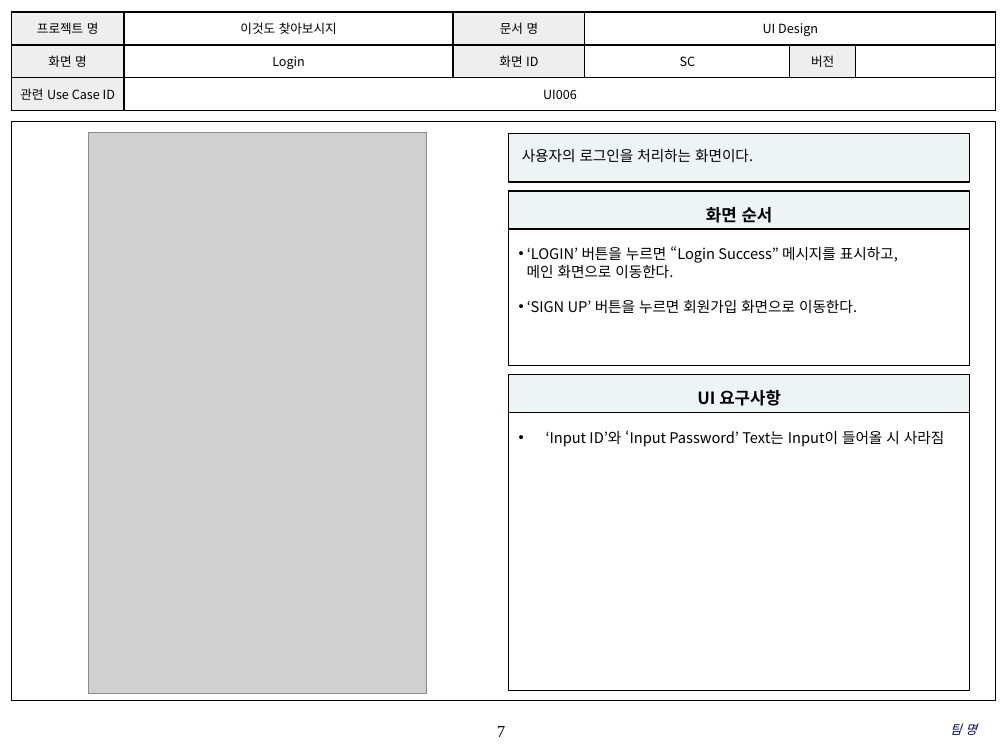
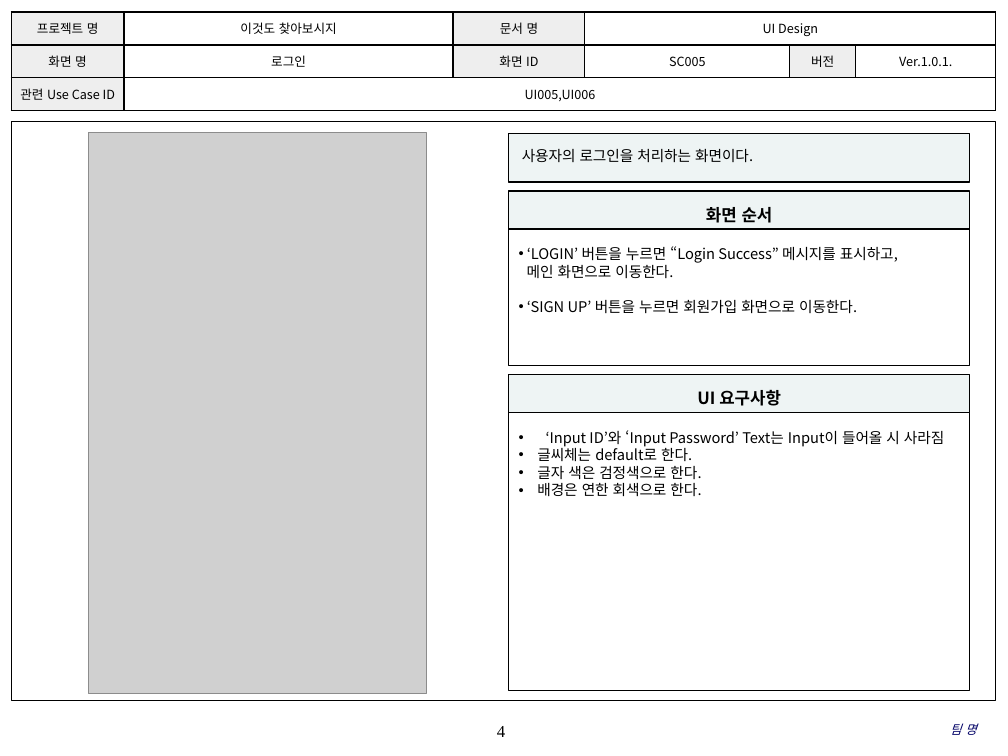
Before and after one commit to SMU-SE-Admin/2018_Capstone_D.VA_Doc, a slide deck: slide 4 of 03 설계/UI Design.pptx (slide 7 before the commit). Drawn at 1008x756 pixels with LibreOffice and Linux fonts; fonts in the diff are those of the drawing; grey boxes stand for pictures; background and template pictures are left out. Boxes give left, top, right and bottom in pixels: in the first picture for what was removed or moved away, otherwise in the second. Text is boxed around its words. In the diff, an @@ line names an element or a change of style, - is before the commit and + after.

```diff
--- a/03 설계/UI Design.pptx
+++ b/03 설계/UI Design.pptx
@@ table at [11,12,995,111] @@
-row 2: 화면 명 | Login | 화면 ID | SC | 버전 | 
+row 2: 화면 명 | 로그인 | 화면 ID | SC005 | 버전 | Ver.1.0.1.
-row 3, column 2: UI006
+row 3, column 2: UI005,UI006
@@ text in rectangle at [537,446,701,496]: paragraphs added @@
+• 글씨체는 default로 한다.
+• 글자 색은 검정색으로 한다.
+• 배경은 연한 회색으로 한다.
@@ page number at [497,726,505,737]: text changed @@
-7
+4
```
Also in this commit, not shown: 4 other slides changed, 13 slides added, 2 slides removed, 29 other files.
